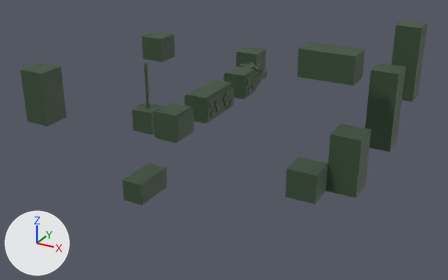
Two versions of the FBX model Assets/Levels/23_Rolling/FBX/rolling_env.fbx, one commit apart.
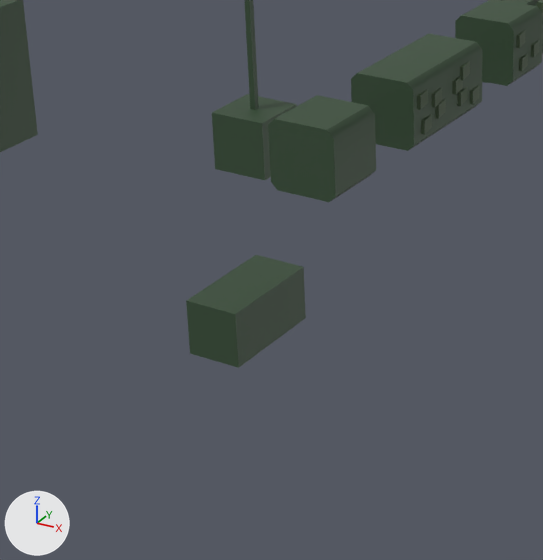
Each version appears first whole from a 50 mm lens placed at (117.0, -172.4, 76.3), pointed at (11.9, 18.6, -19.2), and next in a close-up on the part from 12% to 57% of the width and 24% to 99% of the height. Lighting does not change. The marker at lower left points along +X, +Y and +Z. Where no turn or scale is listed for an object, it has been applied to the vertices. Vertices at the same position are counted once.

Before the edit, the objects in view are built like this:
```python
me_mesh = bpy.data.meshes.new('Mesh')
me_mesh.from_pydata(...)  # 470 vertices, 376 faces; spans x -50.0..70.0, y -20.0..80.0, z -60.0..20.0
me_mesh.materials.append(mat_phong2)  # picture img_rolling_env_texture_png
ob_rolling_env = bpy.data.objects.new('rolling_env', me_mesh)
ob_rolling_env.location = (0.0, 0.0, 0.0)
```
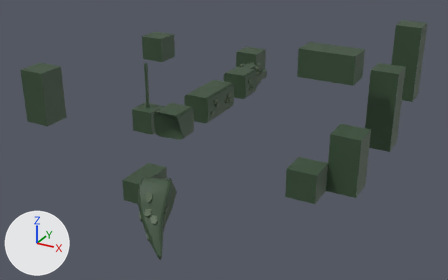
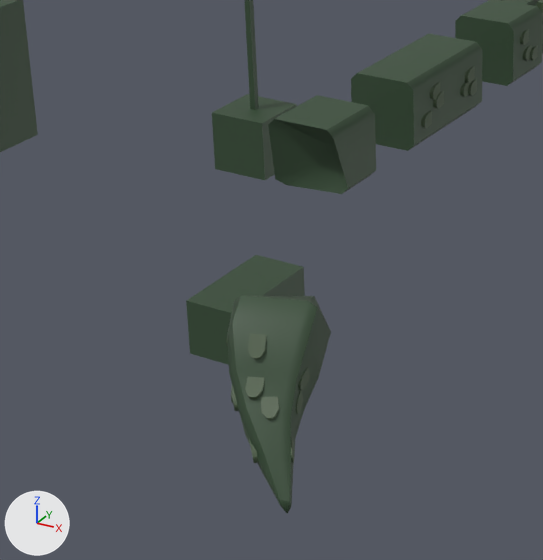
Scene script edits in JSON lines:
```json
{"block": "me_mesh", "where": "# used by ob_rolling_env; location = (0.0, 0.0, 0.0)"}
{"op": "remove", "block": "me_mesh", "code": "me_mesh.from_pydata(...)  # 470 vertices, 376 faces; spans x -50.0..70.0, y -20.0..80.0, z -60.0..20.0"}
{"op": "add", "block": "me_mesh", "code": "me_mesh.from_pydata(...)  # 1272 vertices, 1150 faces; spans x -50.0..70.0, y -45.7..80.0, z -60.0..20.0"}
{"block": "me_mesh", "change": "me_mesh part 1: the loose piece of 8 vertices spanning x 9.0..10.5, y 11.9..15.0, z -8.0..-6.0 is rebuilt with 24 vertices and now spans x 9.0..10.5, y 11.9..15.0, z -7.4..-5.4"}
{"block": "me_mesh", "change": "me_mesh part 2: the loose piece of 8 vertices spanning x 9.0..10.5, y 45.9..49.0, z -7.0..-5.0 is rebuilt with 24 vertices and now spans x 9.0..10.5, y 45.3..48.4, z -7.7..-5.7"}
{"block": "me_mesh", "change": "me_mesh part 3: the loose piece of 8 vertices spanning x 9.0..10.5, y 40.9..44.0, z -4.0..-2.0 is rebuilt with 24 vertices and now spans x 9.0..10.5, y 42.0..45.2, z -4.1..-2.1"}
{"block": "me_mesh", "change": "me_mesh part 4: the loose piece of 8 vertices spanning x 9.0..10.5, y 10.9..14.0, z -4.0..-2.0 is deleted"}
{"block": "me_mesh", "change": "me_mesh part 5: 80 vertices removed from x -0.6..10.5, y 12.9..29.1, z -8.2..-1.6; 336 vertices added at x -0.5..10.5, y 12.5..28.4, z -10.5..-2.0"}
{"block": "me_mesh", "change": "me_mesh part 6: 338 vertices added at x 10.2..25.8, y -45.7..-25.7, z -30.6..-11.6"}
{"block": "me_mesh", "change": "me_mesh part 7: 32 vertices removed from x 2.0..10.5, y 40.9..49.0, z -10.5..-6.0; 96 vertices added at x 1.7..10.5, y 41.1..48.2, z -10.5..-5.0"}
{"block": "me_mesh", "change": "me_mesh part 8: 1 vertex moved from x 0.0, y -10.0, z -9.0 to x 0.0, y -9.0, z -9.0; 28 vertices removed from x -0.6..10.0, y -10.0..-1.0, z -10.0..-2.0; 76 vertices added at x -0.5..10.0, y -8.0..-1.3, z -10.0..-3.0"}
```

Location of each change, (x1, y1, x2, y2) in pixels of the close-ups (543 x 560 px):
```json
{"object": "rolling_env", "change": "reshaped", "before": [0, 0, 543, 368], "after": [0, 0, 543, 513]}
{"part": 1, "of": "me_mesh", "change": "rebuilt", "before": [421, 114, 432, 135], "after": [421, 110, 432, 128], "on screen": "14% shorter"}
{"part": 2, "of": "me_mesh", "change": "rebuilt", "before": [531, 40, 540, 58], "after": [530, 45, 538, 61]}
{"part": 3, "of": "me_mesh", "change": "rebuilt", "before": [516, 30, 525, 48], "after": [520, 29, 529, 45], "on screen": "11% shorter"}
{"part": 4, "of": "me_mesh", "change": "deleted", "before": [417, 89, 428, 110]}
{"part": 5, "of": "me_mesh", "change": "built on", "before": [435, 61, 479, 119], "after": [430, 66, 477, 100]}
{"part": 6, "of": "me_mesh", "change": "added", "after": [226, 296, 331, 513]}
{"part": 7, "of": "me_mesh", "change": "built on", "before": [482, 53, 528, 83], "after": [523, 45, 532, 61]}
{"part": 8, "of": "me_mesh", "change": "built on", "before": [268, 114, 376, 202], "after": [268, 114, 376, 194]}
```
